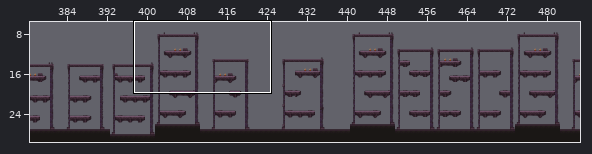
Tiled map -- assets/bg_automatic_generated_map.tmx. The picture above shows the old version from afar; the outline marks the close-up.
Close-up. Earlier state:
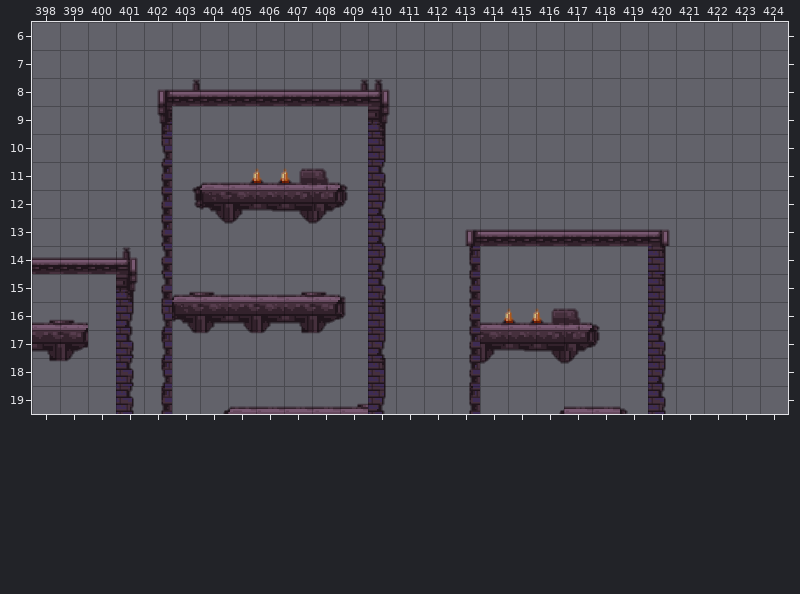
Cells are 32x32 px. Shown: x 398..424, y 6..19. The commit also changed other parts of the map, which this record leaves out. The old version is drawn lined up with the new one.
New version:
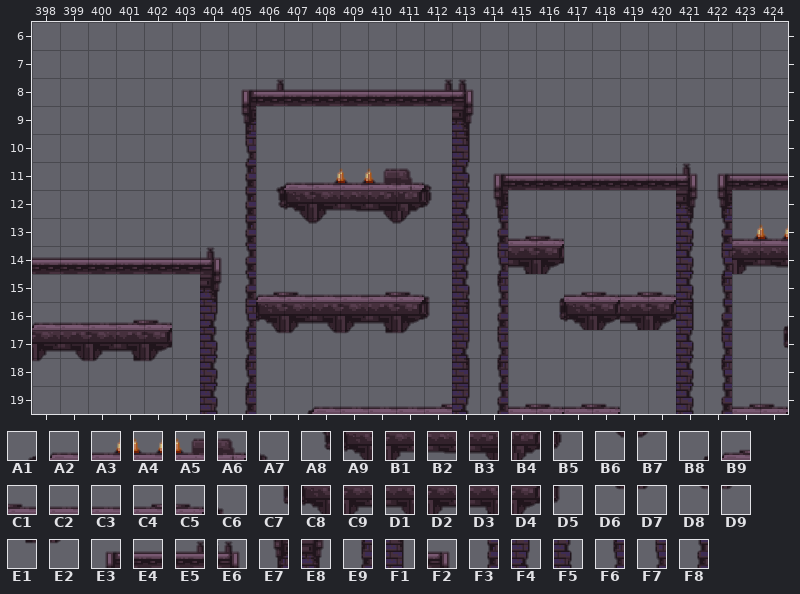
Key: from "inside_tileset1": A1 0, A2 1, A3 2, A4 3, A5 4, A6 5, A7 6, A8 9, A9 10, B1 11, B2 12, B3 13, B4 14, B5 15, B6 19, B7 20, B8 37, B9 38, C1 39, C2 40, C3 41, C4 42, C5 43, C6 44, C7 46, C8 47, C9 48, D1 49, D2 50, D3 51, D4 52, D5 53, D6 56, D7 57, D8 58, D9 59, E1 60, E2 61; from "rename_later": E3 285, E4 286, E5 290, E6 291, E7 325, E8 331, E9 365, F1 371, F2 380, F3 405, F4 411, F5 451, F6 453, F7 462, F8 493.
__ is an empty cell.
Tiles replaced or removed in this view: A1, A2, A3, A4, A5, A6, A7, A8, A9, B1, B2, B3, B4, B5, B6, B7, B8, B9, C1, C2, C3, C4, C5, C6, C8, C9, D1, D2, D3, D4, D5, D6, D7, D8, D9, E1, E2, E3, E4, E5, E6, E7, E8, E9, F1, F2, F3, F4, F5, F6, F7, F8.
From old to new:
Changed rows in their new state; .. is an unchanged cell.
map size 990x30 -> 1035x30 cells (old content now starts at -132,0; both pictures use the new coordinates)
Layer "Tiles_lay_1":
first column x 398:
 8 .. .. .. .. __ __ __ E3 E5 .. .. E4 E4 E4 E5 E6 .. .. .. .. .. .. .. .. .. .. ..
 9 .. .. .. .. __ .. .. E7 .. .. .. .. __ .. .. E8 .. .. .. .. .. .. .. .. .. .. ..
10 .. .. .. .. __ .. .. F7 .. .. .. .. __ .. .. F1 .. .. .. .. .. .. .. .. .. .. ..
11 .. .. .. .. __ __ __ F3 A1 A2 A3 A4 A5 A6 A7 F5 E3 E4 E4 E4 E4 E4 E4 E6 E3 E4 E4
12 .. .. .. .. __ __ __ F3 A8 A9 B1 B2 B3 B4 B5 F4 E7 .. .. .. .. .. .. E8 E7 .. ..
13 .. .. .. .. __ .. __ F3 .. .. .. .. B6 B7 .. F4 F8 C4 C5 __ __ __ __ F5 F8 A3 A4
14 .. .. .. E4 E4 E4 E6 F8 .. .. .. .. __ .. .. F4 F7 D3 D4 .. .. .. __ F5 F7 B1 B2
15 .. .. .. __ __ __ E8 F8 B9 C1 C2 C3 C4 C5 C6 F5 F6 .. B8 C4 C5 C4 C5 F5 F6 .. ..
16 A2 C2 C3 C4 C5 __ F4 F7 C8 C9 D1 D2 D3 D4 D5 F1 F8 __ C7 C8 D4 D3 D4 F1 F8 .. B8
17 C9 D1 D2 D3 D4 __ F5 F6 D6 D7 D8 D9 E1 E2 .. F4 F7 __ __ __ __ .. __ F5 F7 .. C7
18 D7 D8 D9 E1 E2 .. F5 F6 .. .. .. .. __ .. .. F1 F6 .. __ __ .. .. __ F5 F6 .. ..
19 .. .. .. __ __ .. F5 E9 __ B8 A2 C2 C2 C3 C4 F4 F8 C4 C5 C4 C5 __ __ F5 F8 C4 C5
Where, in picture pixels (left, top, right, bottom), the same in both close-ups:
changed: (32, 79, 788, 414)
